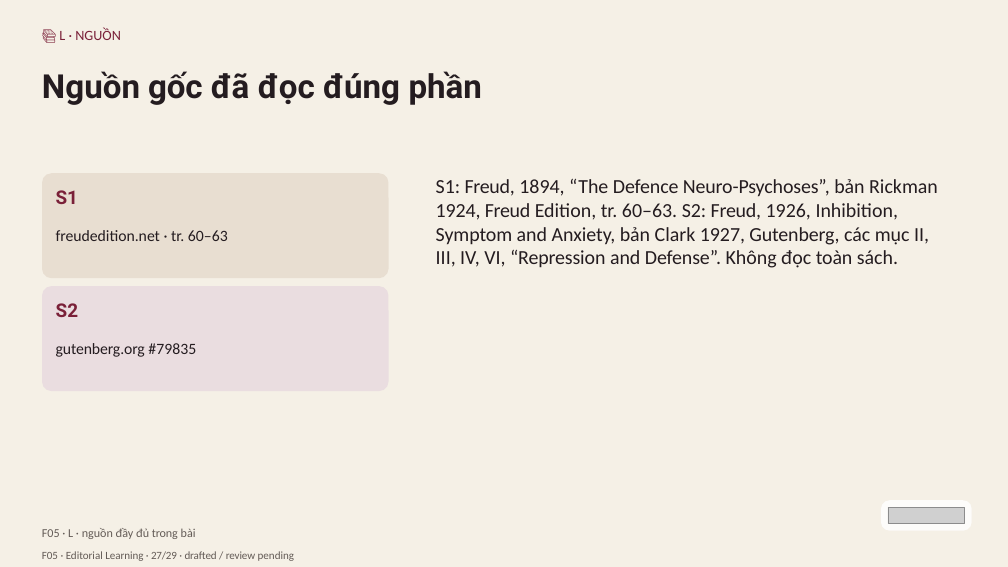
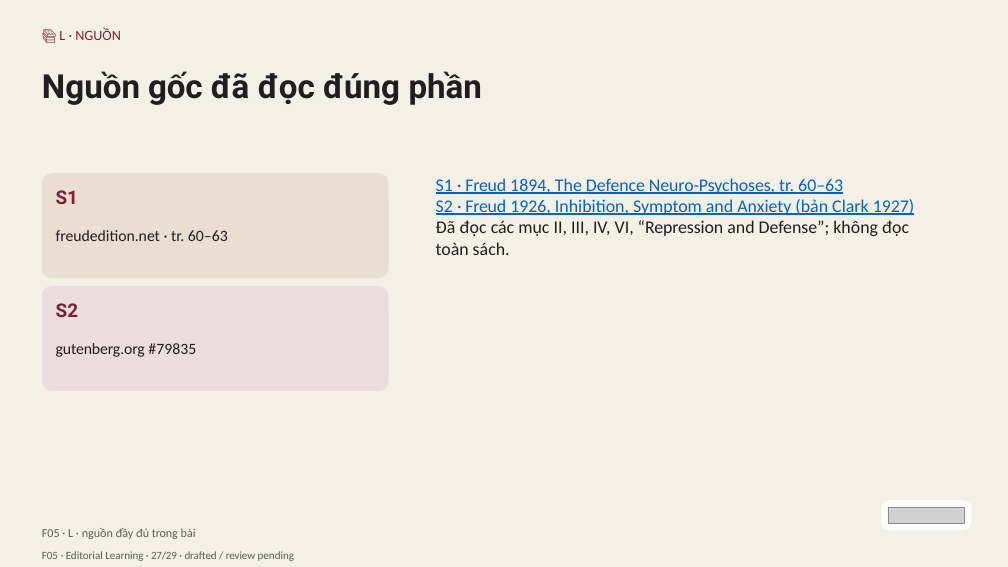
Before and after one commit to vohoailinh90/Multiple-report, a slide deck: slide 27 of psychology-knowledge/01-Sigmund-Freud/visuals/f05.pptx. Drawn at 1008x567 pixels with LibreOffice and Linux fonts; fonts in the diff are those of the drawing; grey boxes stand for pictures. Boxes give left, top, right and bottom in pixels: in the first picture for what was removed or moved away, otherwise in the second. Text is boxed around its words. In the diff, an @@ line names an element or a change of style, - is before the commit and + after.

```diff
--- a/psychology-knowledge/01-Sigmund-Freud/visuals/f05.pptx
+++ b/psychology-knowledge/01-Sigmund-Freud/visuals/f05.pptx
@@ text at <box>436,178,915,255</box>: text changed; size 28.5 to 25.5 pt; text colour #241C20 to #0563C1 @@
-S1: Freud, 1894, “The Defence Neuro-Psychoses”, bản Rickman 1924, Freud Edition, tr. 60–63. S2: Freud, 1926, Inhibition, Symptom and Anxiety, bản Clark 1927, Gutenberg, các mục II, III, IV, VI, “Repression and Defense”. Không đọc toàn sách.
+S1 · Freud 1894, The Defence Neuro-Psychoses, tr. 60–63
+S2 · Freud 1926, Inhibition, Symptom and Anxiety (bản Clark 1927)
+Đã đọc các mục II, III, IV, VI, “Repression and Defense”; không đọc toàn sách.
```
Also in this commit, not shown: 1 other slide changed, 8 other files.
